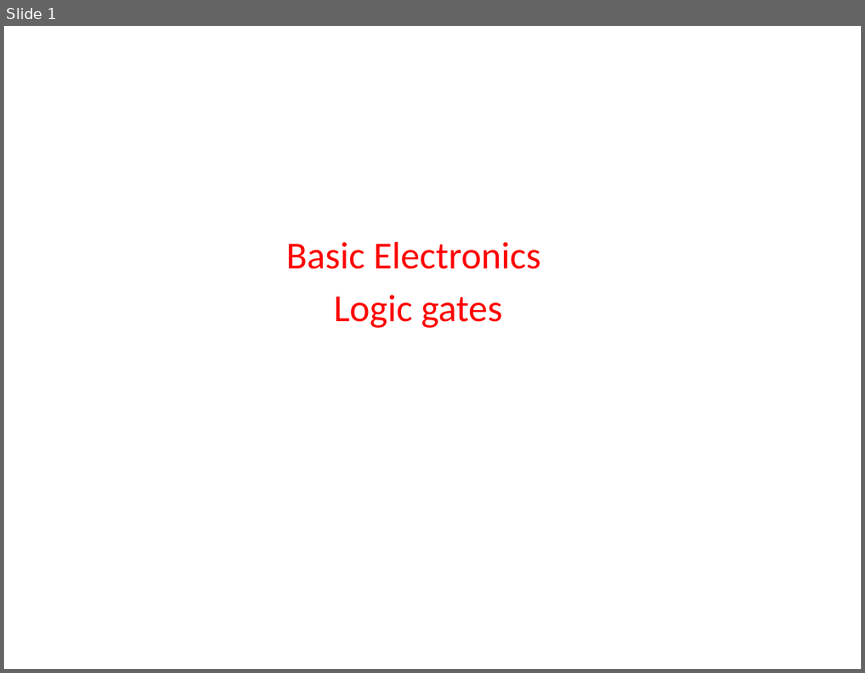
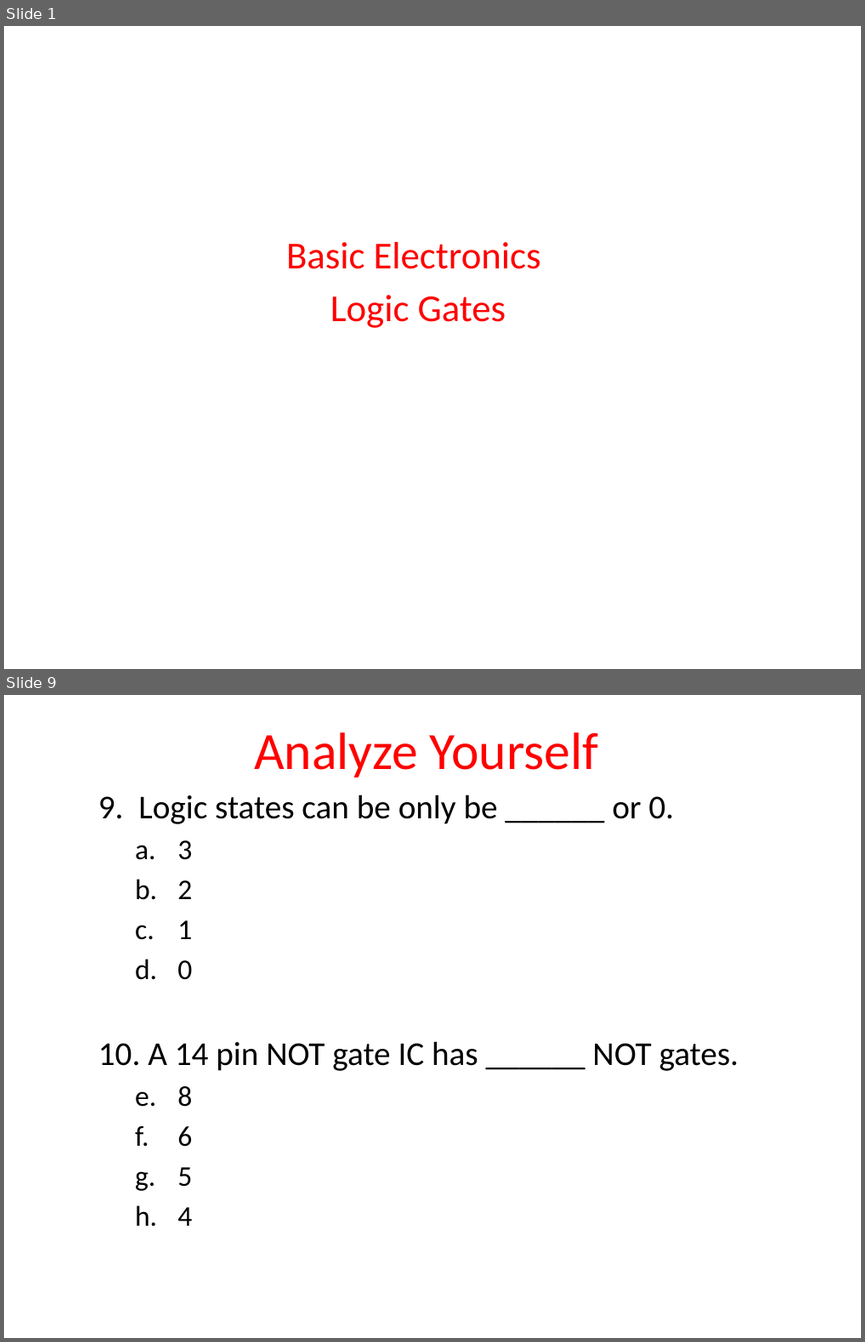
Before and after one commit to madhavirepe/Logic-Design, a slide deck: Logic gates.pptx. Shown one above the other, each under a label of ours: slide 1 before the commit, slides 1 and 9 after it; the slides between them are not shown. The pictures are 865x673 and 865x1342 pixels, drawn with LibreOffice and Linux fonts; fonts in the diff are those of the drawing. Boxes give left, top, right and bottom in pixels: in the first picture for what was removed or moved away, otherwise in the second. Text is boxed around its words. In the diff, an @@ line names an element or a change of style, - is before the commit and + after.

```diff
--- a/Logic gates.pptx
+++ b/Logic gates.pptx
@@ slide 9 added at [4, 695, 861, 1338], background #FFFFFF @@
@@ title added at [254, 732, 598, 777], 44 pt, text #FF0000 @@
+Analyze Yourself
@@ text added at [98, 794, 739, 1225], 28 pt, text #000000 @@
+9. Logic states can be only be ______ or 0.
+  a. 3
+  b. 2
+  c. 1
+  d. 0
+10. A 14 pin NOT gate IC has ______ NOT gates.
+  a. 8
+  b. 6
+  c. 5
+  d. 4
@@ slide 1 changed as well @@
@@ subtitle at [330, 295, 506, 328]: text changed @@
-Logic gates
+Logic Gates
```
Also in this commit, not shown: 23 other slides added.
